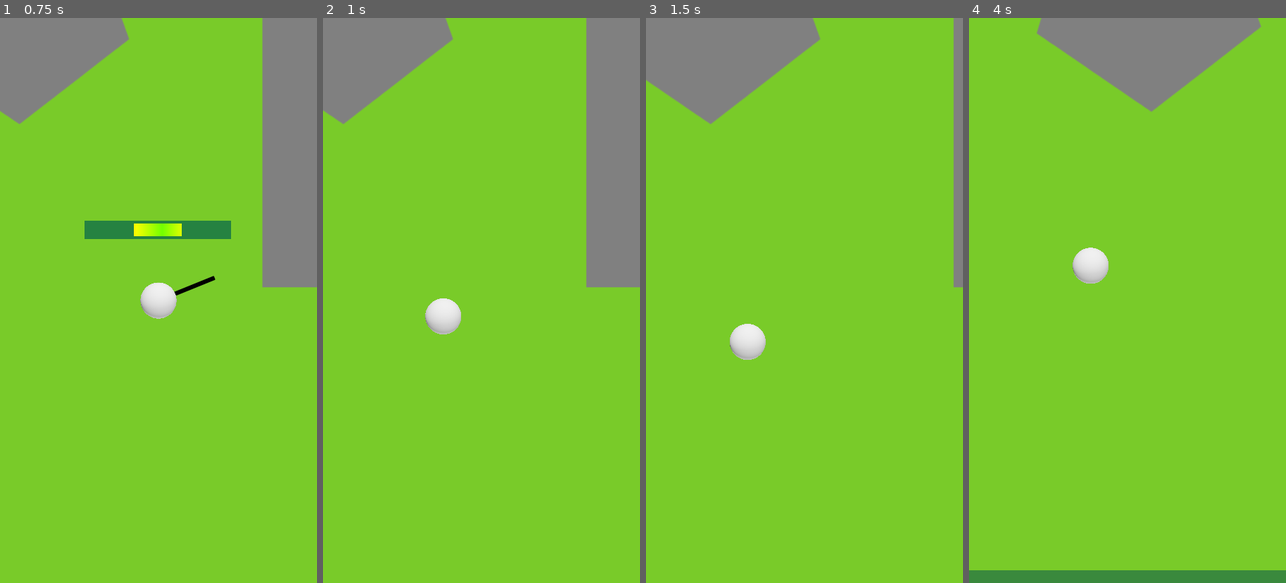
Above: before the commit, frames 1-4 (left to right).
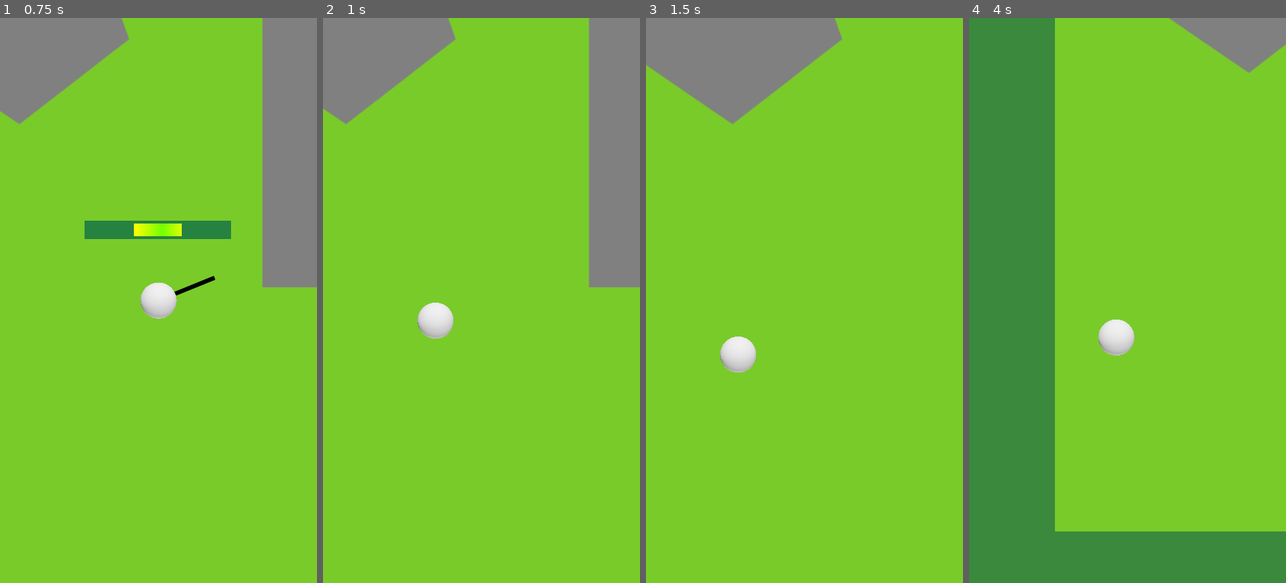
Above: after the commit, the same moments.

Repository: 2022M1T1-Inteli/Divercity
Game: Godot game, scene res://scenes/minigames/golf/Golf.tscn
The game is run twice, just before and just after one commit, with the same random seed, the same clock (stepped at 60 frames per second) and the same inputs.
Inputs (mouse positions are in pixels of both pictures, inside the frame that each line leads up to):
- Up to frame 1 (0.75 s): tap Enter at 0.5 s; move the mouse to (228, 272) at 0.52 s; click (228, 272) at 0.67 s
- Up to frame 2 (1 s): no input
- Up to frame 3 (1.5 s): move the mouse to (741, 328) at 1.27 s; click (741, 328) at 1.42 s
- Up to frame 4 (4 s): move the mouse to (1159, 176) at 2.02 s; click (1159, 176) at 2.17 s; move the mouse to (1111, 413) at 2.77 s; click (1111, 413) at 2.92 s; move the mouse to (1222, 385) at 3.52 s; click (1222, 385) at 3.67 s

Frame 1 is identical in both runs. In frame 2, 1.1% of the frame differs, in the area x 0-84%, y 0-57%; in frame 3, 4.1%; in frame 4, 39%, in the area x 0-100%, y 0-98%.

Commit message:
Impl particles on ball bounces

Diff:
--- a/src/InBev/scenes/minigames/golf/Golf.tscn
+++ b/src/InBev/scenes/minigames/golf/Golf.tscn
@@ -1,9 +1,14 @@
-[gd_scene load_steps=8 format=2]
+[gd_scene load_steps=10 format=2]
 
 [ext_resource path="res://scenes/minigames/golf/Ball.tscn" type="PackedScene" id=1]
 [ext_resource path="res://sources/minigames/golf/Indicators.gd" type="Script" id=2]
 [ext_resource path="res://sources/minigames/golf/Golf.gd" type="Script" id=3]
 [ext_resource path="res://sources/minigames/golf/GolfBallAudioPlayer.gd" type="Script" id=4]
+[ext_resource path="res://scenes/commons/textured_effects/FlareParticle.tscn" type="PackedScene" id=5]
+
+[sub_resource type="Gradient" id=5]
+offsets = PoolRealArray( 0, 0.99495 )
+colors = PoolColorArray( 0.47451, 0.796078, 0.160784, 1, 0.14902, 0.301961, 0, 1 )
 
 [sub_resource type="StyleBoxFlat" id=4]
 bg_color = Color( 0.145098, 0.509804, 0.254902, 1 )
@@ -20,6 +25,13 @@
 
 [node name="GolfBall" parent="." instance=ExtResource( 1 )]
 position = Vector2( 378, 960 )
+
+[node name="FlareParticle2D" parent="GolfBall" instance=ExtResource( 5 )]
+scale = Vector2( 1, 1 )
+lifetime = 3.0
+speed_scale = 5.0
+scale_amount = 1.7
+color_ramp = SubResource( 5 )
 
 [node name="GolfBallAudioPlayer" type="AudioStreamPlayer" parent="GolfBall"]
 bus = "Effects"
--- a/src/InBev/sources/minigames/golf/Ball.gd
+++ b/src/InBev/sources/minigames/golf/Ball.gd
@@ -1,8 +1,8 @@
 extends KinematicBody2D
 
 export var deceleration = 100
-export var maxSpeed = 600
-export var max_reach = 250
+export var maxSpeed = 750
+export var maxReach = 250
 
 var isHolding = false
 var startPosition = Vector2.ZERO
@@ -10,12 +10,10 @@
 
 var velocity = Vector2(0, 0)
 var speed = 0
-const DEFAULT_XFX_PATH = "res://resources/sfx/golf/"
-const HIT_BALL_XFX_LIST = ["golf_hit_ball_001.mp3", "golf_hit_ball_002.mp3", "golf_hit_ball_003.mp3"]
 
 func calculate_speed(distance): # Calcule speed of all in base of distance of start and drop click
-	distance = clamp(distance, 0, max_reach) # Clamp distance to max reach
-	distance = range_lerp(distance, 0, max_reach, 0, maxSpeed) # Lerp distance to speed
+	distance = clamp(distance, 0, maxReach) # Clamp distance to max reach
+	distance = range_lerp(distance, 0, maxReach, 0, maxSpeed) # Lerp distance to speed
 	return distance # Return speed
 
 func _input(event):
@@ -61,9 +59,13 @@
 	var collision = move_and_collide(velocity * delta) # Move and get collisions
 
 	if collision: # If has collision
-		$GolfBallAudioPlayer.play_wall_bounce_sound() # Play wall bounce sound
 		velocity = velocity.bounce(collision.normal) # Bounce ball with object
 		velocity -= velocity.normalized() * (deceleration * 2.5) * delta # Apply extra deceleration
+		$GolfBallAudioPlayer.play_wall_bounce_sound() # Play wall bounce sound
+		if velocity.length() > (maxSpeed * 0.7): # If is too fast
+			$FlareParticle2D.direction = velocity.normalized() # Set flare direction
+			$FlareParticle2D.gravity = velocity.normalized() # Set flare gravity
+			$FlareParticle2D.restart() # Init or reset flare animation
 
 func _anim_enter_hole(hole):
 	self.set_process_input(false) # Disable input
